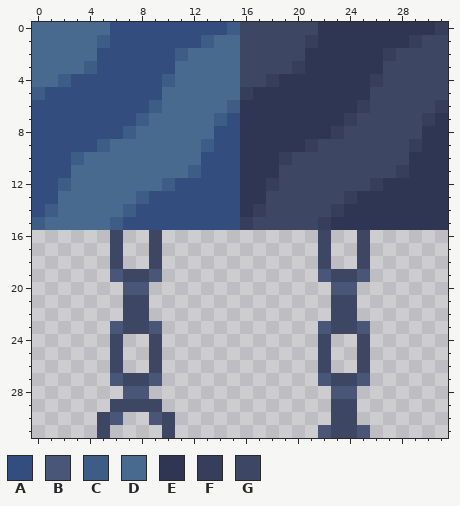
File history of a pixel-art sprite, assets/sprites/tileset/background.png. The picture above is the old version.
The file is 32x32 pixels. Colours within 5 levels of each other are drawn and written as one.
Palette (. is transparent): A #324d7e  B #4a5677  C #3d5c86  D #476a8e  E #2f3653  F #363e5b  G #3d4662
And afterwards:
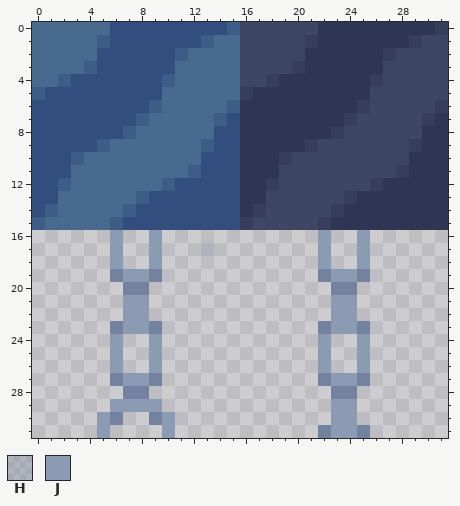
Colours new in this view: H #5a698840  J #8b9bb4
Difference:
@@ palette @@
-B #4a5677
+B #73829e
@@ x 0..31 @@
 15 CDDDDDCAAAAAAAAAFGGGGGFEEEEEEEEE
-16 ......G..G............G..G......
-17 ......G..G............G..G......
-18 ......G..G............G..G......
-19 ......BGGB............BGGB......
+16 ......J..J............J..J......
+17 ......J..J...H........J..J......
+18 ......J..J............J..J......
+19 ......BJJB............BJJB......
 20 .......BB..............BB.......
-21 .......GG..............GG.......
-22 .......GG..............GG.......
-23 ......BGGB............BGGB......
-24 ......G..G............G..G......
-25 ......G..G............G..G......
-26 ......G..G............G..G......
-27 ......BGGB............BGGB......
+21 .......JJ..............JJ.......
+22 .......JJ..............JJ.......
+23 ......BJJB............BJJB......
+24 ......J..J............J..J......
+25 ......J..J............J..J......
+26 ......J..J............J..J......
+27 ......BJJB............BJJB......
 28 .......BB..............BB.......
-29 ......GGGG.............GG.......
-30 .....GB..BG............GG.......
-31 .....G....G...........BGGB......
+29 ......JJJJ.............JJ.......
+30 .....JB..BJ............JJ.......
+31 .....J....J...........BJJB......
Pixel boxes of the changes (left, top, right, bottom) in both pictures:
changed: (97, 230, 214, 438)
changed: (318, 230, 370, 438)
